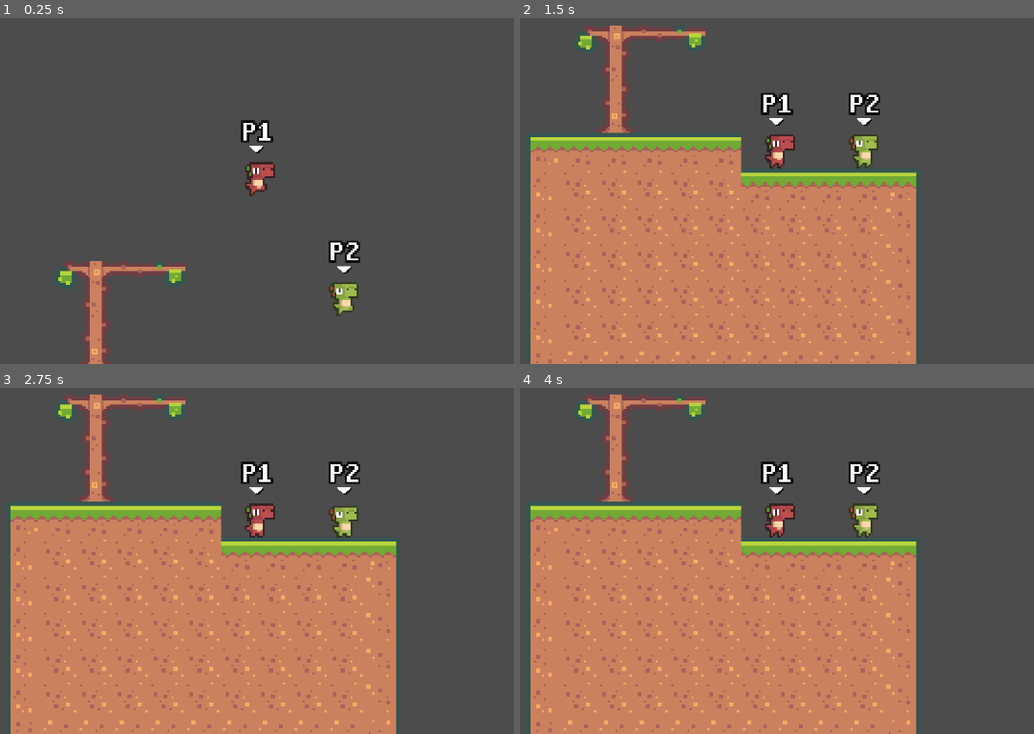
Above: before the commit, frames 1-4 (two rows, left to right).
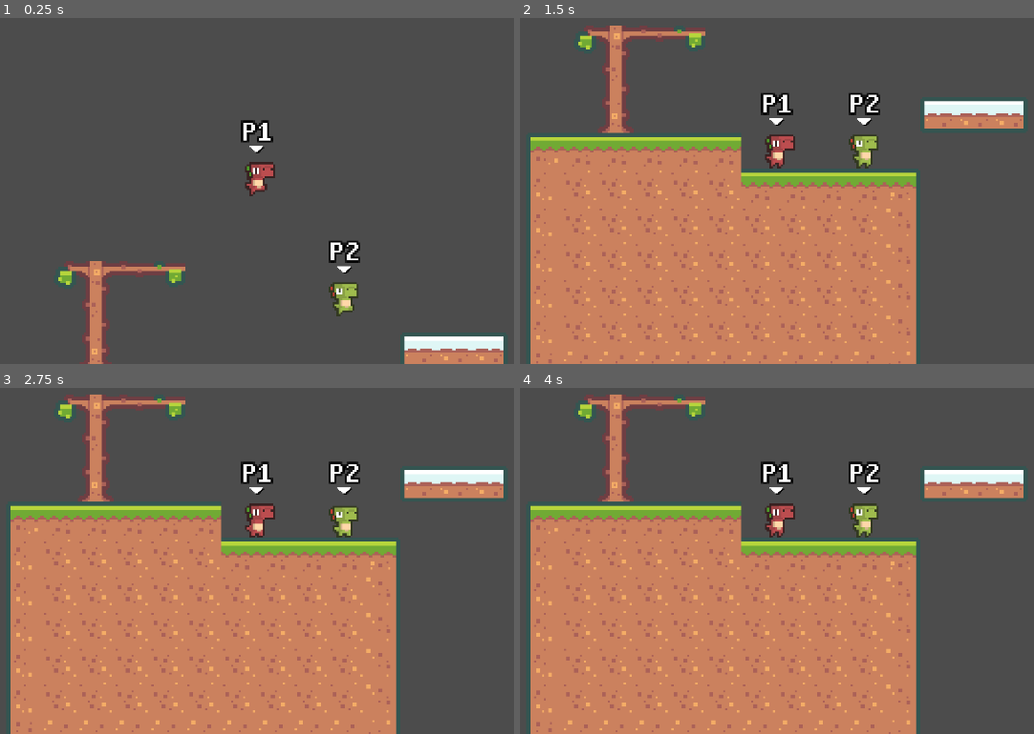
Above: after the commit, the same moments.

Repository: zlRivo/Godot-Local-PlatformShooter
Game: Godot game, scene res://Scenes/Main/SceneHandler/SceneHandler.tscn
Same seed, same stepped clock (60 frames per second), same inputs: the game is played once before the commit and once after it.
Inputs:
- Up to frame 1 (0.25 s): no input
- Up to frame 2 (1.5 s): no input
- Up to frame 3 (2.75 s): no input
- Up to frame 4 (4 s): no input

The runs differ from the first frame. In frame 1, 1.5% of the frame differs, in the area x 78-98%, y 92-100%; in frame 2, 1.5%; in frame 3, 1.6%, in the area x 78-98%, y 23-32%; in frame 4, 1.6%.

Commit message:
Made it a little bit better

Diff:
--- a/Scenes/Instances/Player/Player.gd
+++ b/Scenes/Instances/Player/Player.gd
@@ -4,6 +4,7 @@
 onready var sprite = $Sprite
 onready var animation_tree = $AnimationTree
 onready var player_label = $PlayerIndicator/PlayerLabel
+onready var player_indicator = $PlayerIndicator
 # Sounds
 onready var jump_sound = $Sounds/JumpSound
 onready var hurt_sound = $Sounds/HurtSound
@@ -29,12 +30,15 @@
 	"vita" : preload("res://Assets/Sprites/Player/vita.png")
 }
 
-const MIN_STOMP_SPEED = 10
+const MIN_STOMP_SPEED = 50
 
 const MAXSPEED = 110
 const ACCEL = 6
 
 var is_kicking = false
+
+# Determine if the player is currently dead
+var is_dead = false
 
 var motion = Vector2.ZERO
 export var owner_id = 0
@@ -62,8 +66,12 @@
 	_manage_movement()
 	_manage_animations()
 
+func jump(height):
+	motion.y = -height
+
 func die():
 	hurt_sound.play()
+	# player_indicator.visible = false
 	animation_tree.set(hurt_anim_seek, -1)
 	animation_tree.set(hurt_oneshot, true)
 
@@ -84,7 +92,7 @@
 func _manage_movement_inputs():
 	if Input.is_action_just_pressed("jump_" + str(owner_id)):
 		if is_on_floor() and not is_kicking():
-			motion.y = -JUMP_HEIGHT
+			jump(JUMP_HEIGHT)
 			jump_sound.play()
 
 	if Input.is_action_pressed("right_" + str(owner_id)) and not Input.is_action_pressed("left_" + str(owner_id)):
@@ -131,12 +139,17 @@
 func get_velocity():
 	return motion
 
+func get_jump_height():
+	return JUMP_HEIGHT
+
 func _on_StompDetector_body_entered(body):
 	# If the collision is with another body
 	if body != self:
-		print(body.name)
 		# Check if we got stomped by a player
 		if body.is_in_group("Player"):
 			# If so, check if the Y velocity is high enough
-			if body.get_velocity().y >= MIN_STOMP_SPEED:
+			if body.get_velocity().y + -get_velocity().y >= MIN_STOMP_SPEED:
+				# Make other player jump
+				body.jump(JUMP_HEIGHT / 2)
+				# Perish
 				die()
--- a/Scenes/Maps/PlainGroundMap/PlainGroundMap.tscn
+++ b/Scenes/Maps/PlainGroundMap/PlainGroundMap.tscn
@@ -1,8 +1,7 @@
-[gd_scene load_steps=4 format=2]
+[gd_scene load_steps=3 format=2]
 
 [ext_resource path="res://Scenes/Instances/Player/Player.tscn" type="PackedScene" id=1]
 [ext_resource path="res://Scenes/Maps/TileSet/CommonTileSet.tres" type="TileSet" id=2]
-[ext_resource path="res://Tools/collisions.tres" type="TileSet" id=3]
 
 [node name="PlainGroundMap" type="Node2D"]
 
@@ -11,13 +10,7 @@
 cell_size = Vector2( 18, 18 )
 show_collision = true
 format = 1
-tile_data = PoolIntArray( -65542, 8, 0, -65541, 5, 0, -65540, 2, 0, -65539, 7, 0, -5, 0, 327696, 65531, 0, 393233, 131065, 0, 65537, 131066, 0, 65538, 1310 …(1317 unchanged characters)…
-
-[node name="TileMapCollision" type="TileMap" parent="."]
-tile_set = ExtResource( 3 )
-cell_size = Vector2( 9, 9 )
-show_collision = true
-format = 1
+tile_data = PoolIntArray( -65542, 8, 0, -65541, 5, 0, -65540, 2, 0, -65539, 7, 0, -5, 0, 327696, 65531, 0, 393233, 4, 0, 262145, 5, 0, 262146, 6, 0, 262147, 131065, 0, 65537, 131066, 0, 65538, 1310 …(1317 unchanged characters)…
 
 [node name="Player" parent="." instance=ExtResource( 1 )]
 position = Vector2( 0, -100 )
